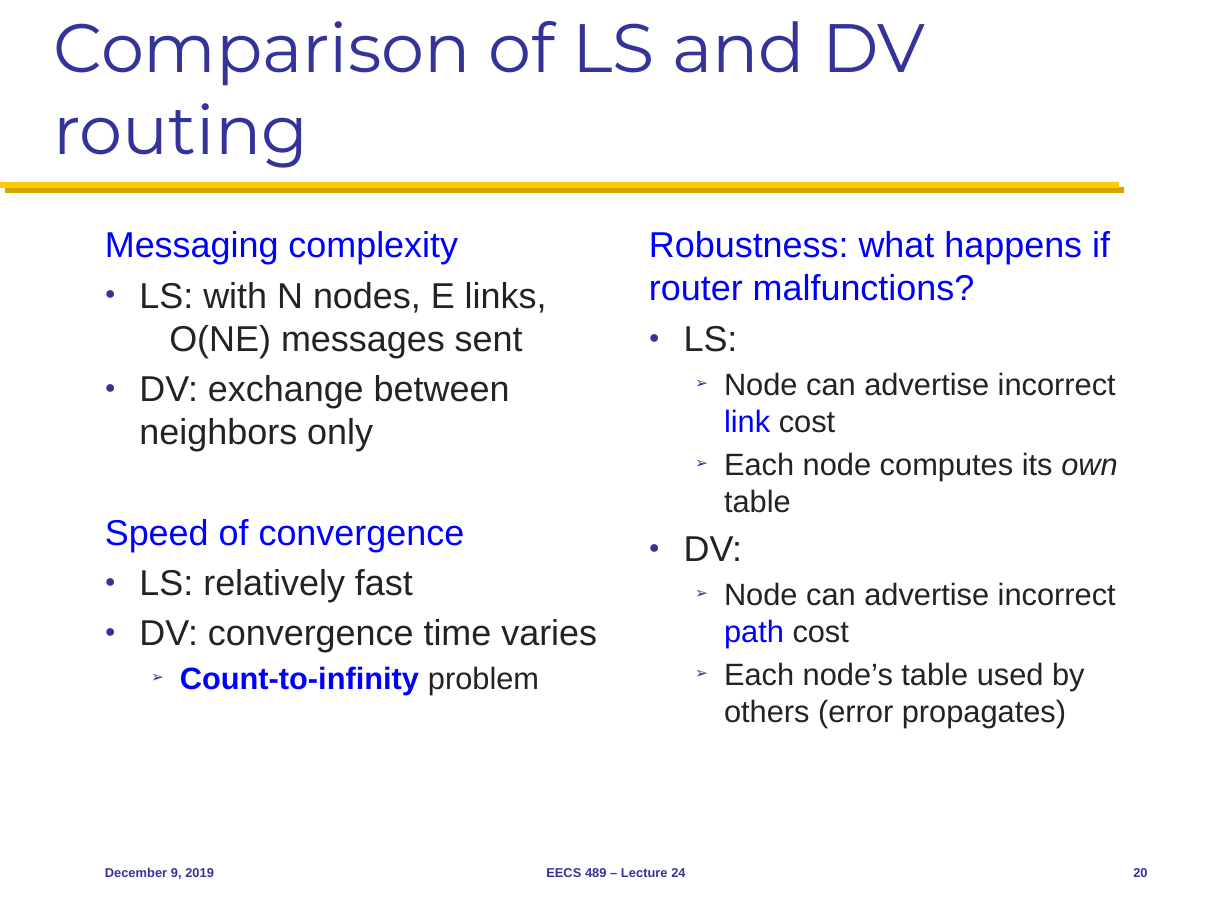
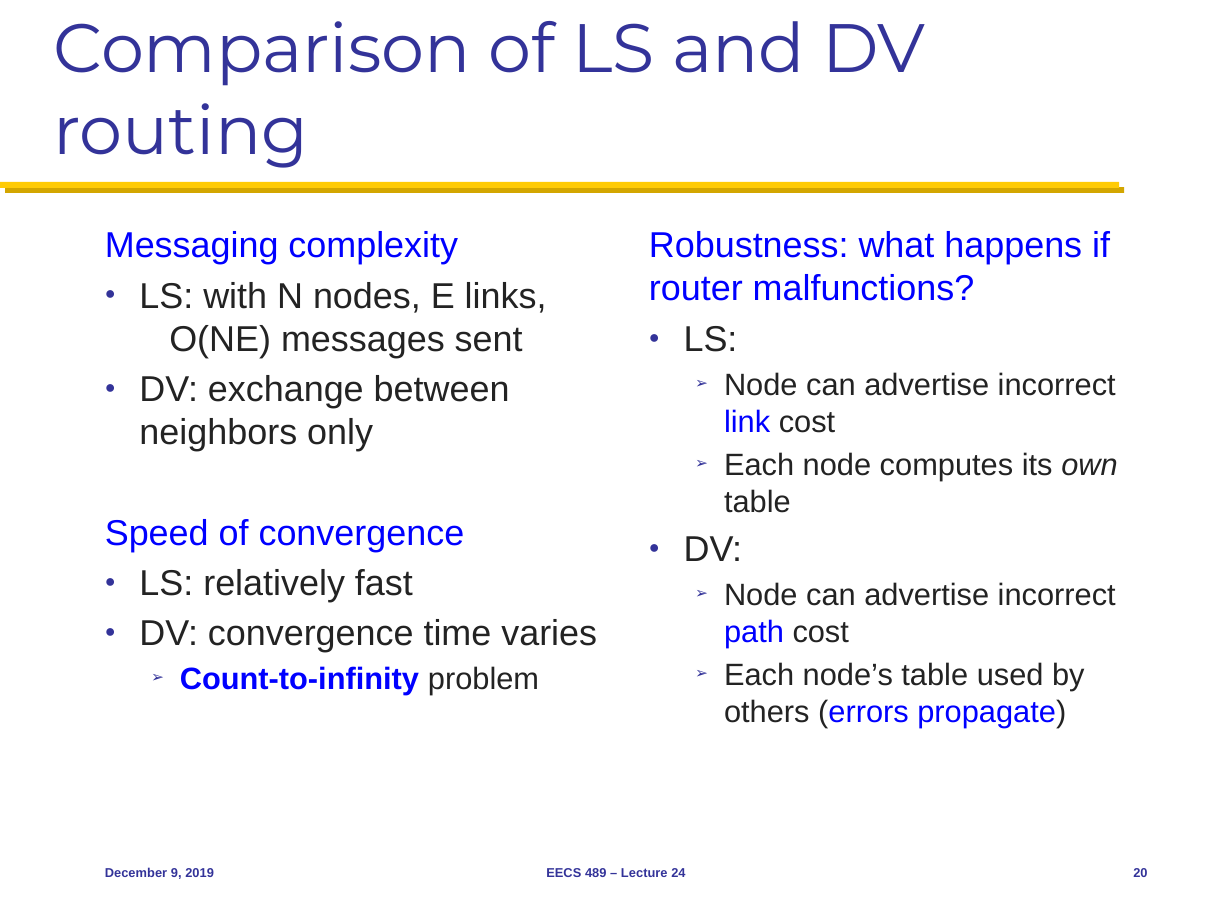
Before and after one commit to mosharaf/eecs489, a slide deck: slide 20 of Slides/120919.pptx. Drawn at 1232x924 pixels with LibreOffice and Linux fonts; fonts in the diff are those of the drawing. Boxes give left, top, right and bottom in pixels: in the first picture for what was removed or moved away, otherwise in the second. Text is boxed around its words. In the diff, an @@ line names an element or a change of style, - is before the commit and + after.

Commit message:
Tweaks to Dec 9 slides

```diff
--- a/Slides/120919.pptx
+++ b/Slides/120919.pptx
@@ text at (724, 662, 1085, 728): text changed @@
-  ➢ Each node’s table used by others (error propagates)
+  ➢ Each node’s table used by others (errors propagate)
```
Also in this commit, not shown: 4 other slides changed.
